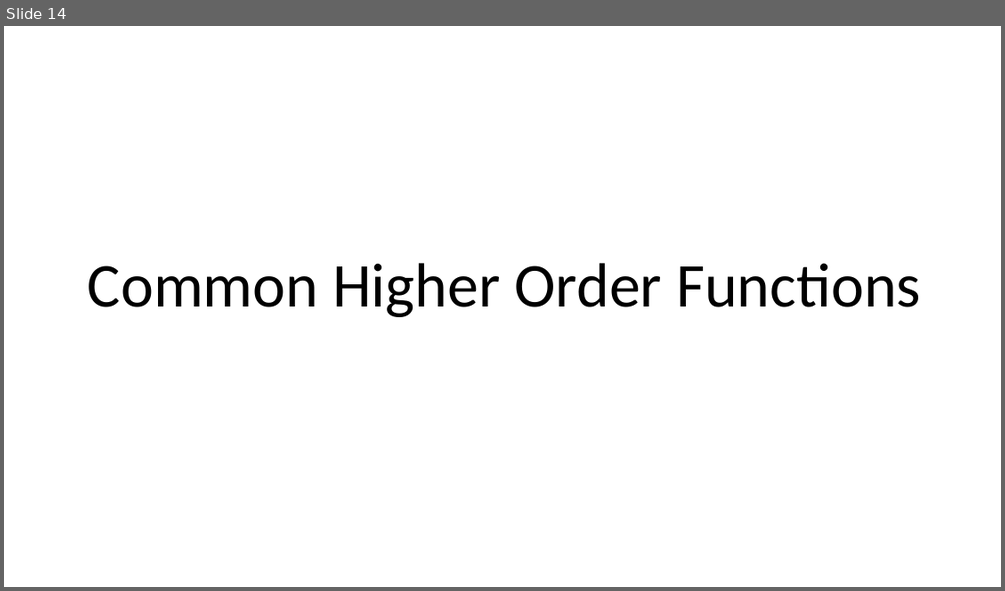
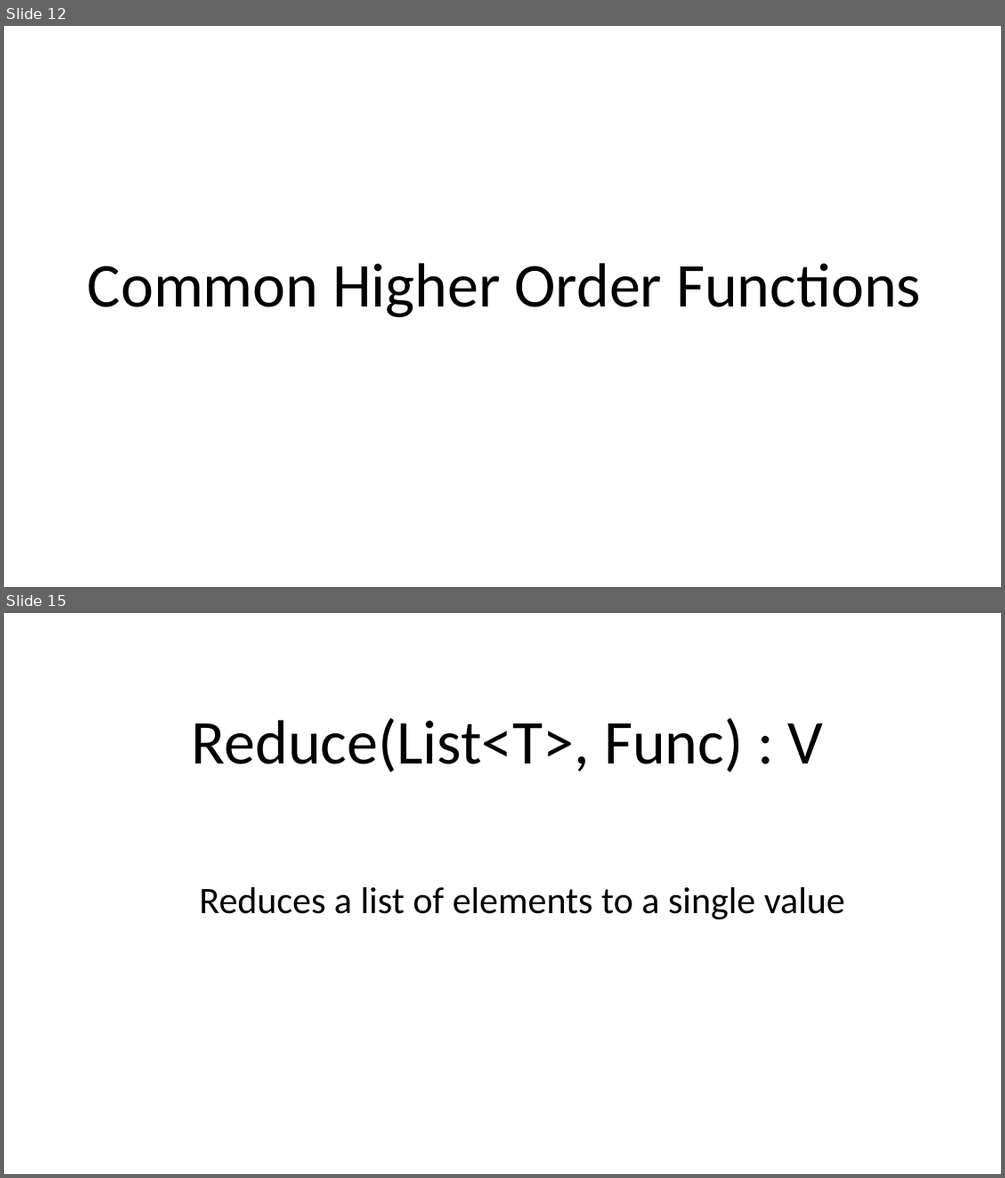
Before and after one commit to armadilloNik/FunctionalCSharpSig, a slide deck: slides/FpViaCSharp.pptx. Shown one above the other, each under a label of ours: slide 14 before the commit, slides 12 and 15 after it; the slides between them are not shown. The pictures are 1005x591 and 1005x1178 pixels, drawn with LibreOffice and Linux fonts; fonts in the diff are those of the drawing. Boxes give left, top, right and bottom in pixels: in the first picture for what was removed or moved away, otherwise in the second. Text is boxed around its words. In the diff, an @@ line names an element or a change of style, - is before the commit and + after.

Commit message:
list comprehension example

```diff
--- a/slides/FpViaCSharp.pptx
+++ b/slides/FpViaCSharp.pptx
@@ slide 15 added at <box>4,613,1001,1174</box>, background #FFFFFF @@
@@ title added at <box>192,718,824,772</box>, 60 pt, text #000000 @@
+Reduce(List<T>, Func) : V
@@ text added at <box>199,887,845,920</box>, 36 pt, text #000000 @@
+Reduces a list of elements to a single value
@@ what was slide 14 is now slide 12 @@
```
Also in this commit, not shown: 2 slides changed, 2 other slides added, 3 slides removed, 5 other files.
